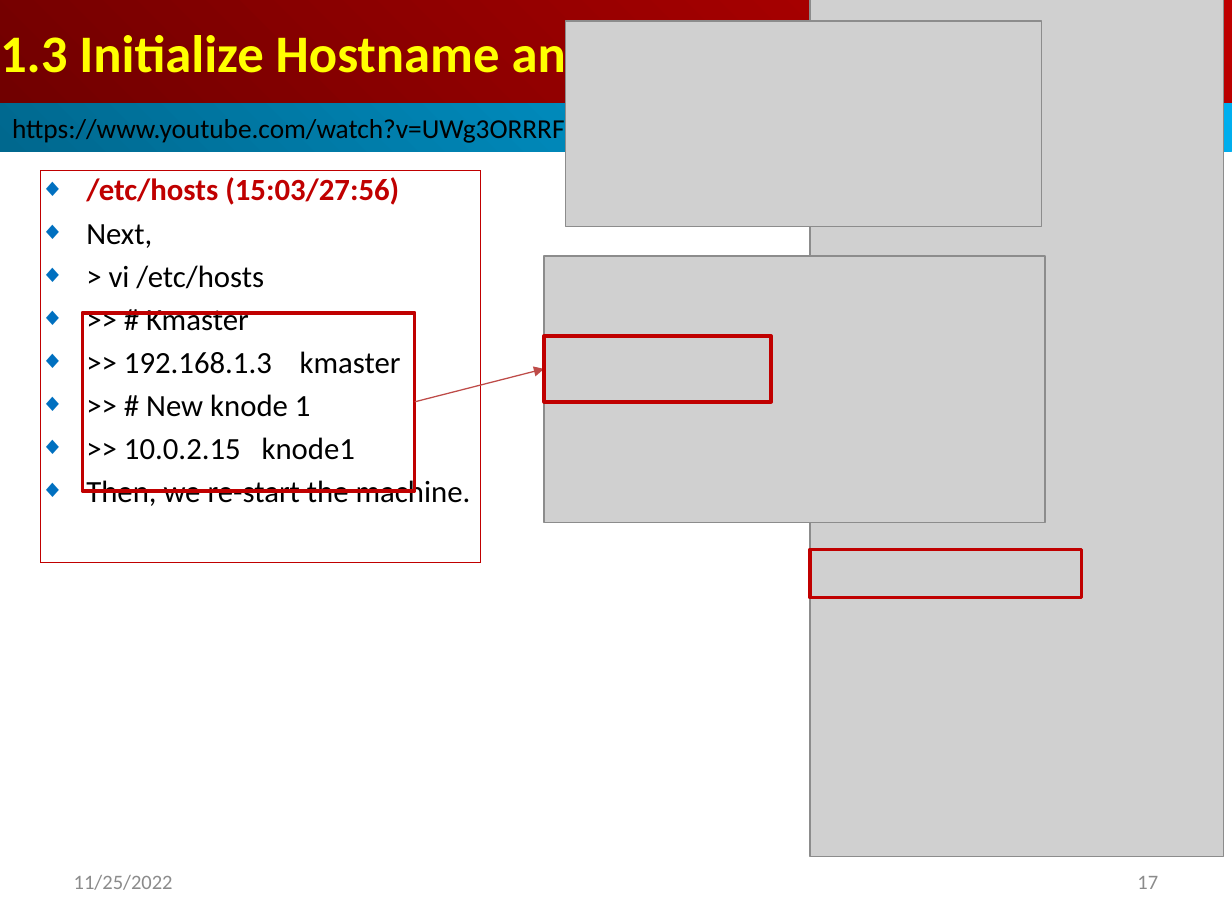
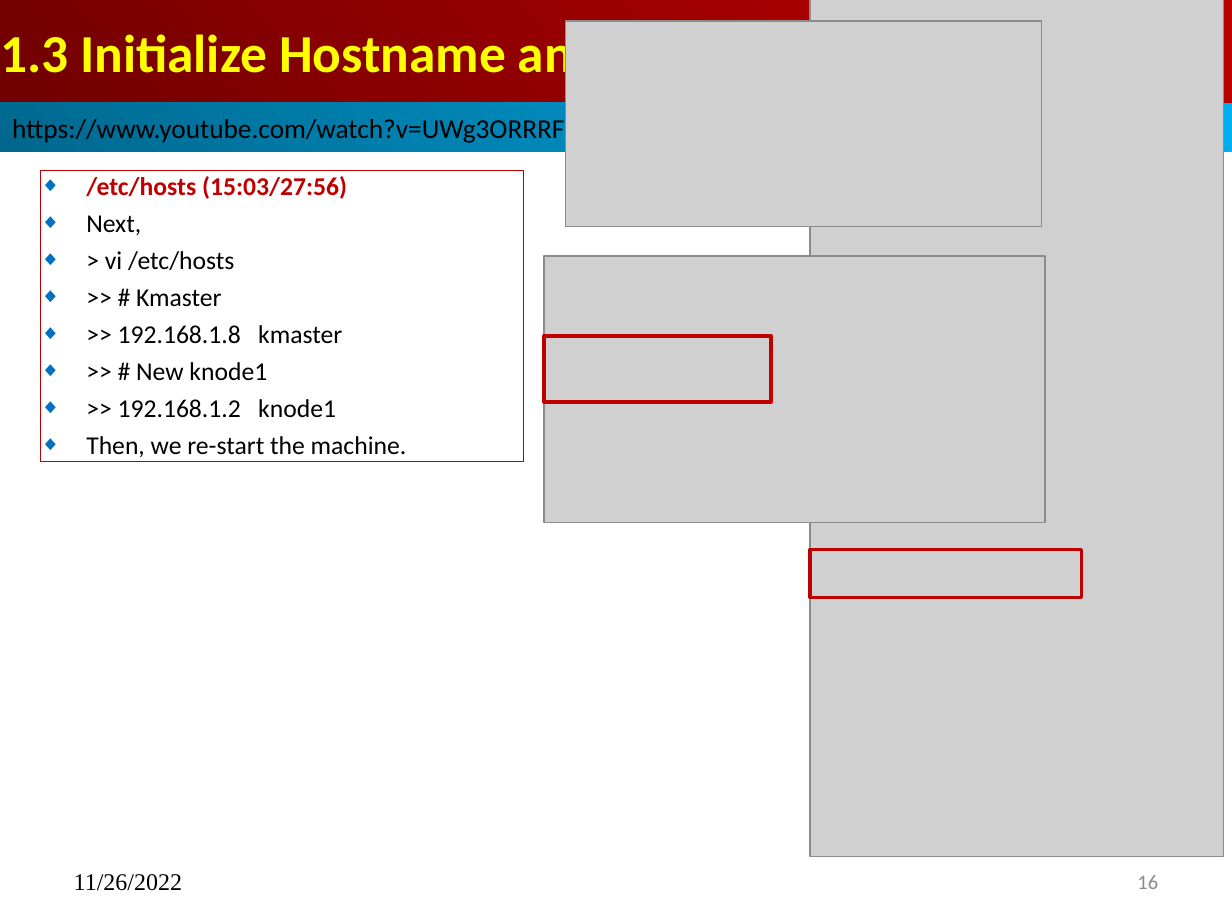
Before and after one commit to peterhchen/900_Kubernetes, a slide deck: slide 16 of 001_01_Install_MS_P02_Slave.pptx (slide 17 before the commit). Drawn at 1232x924 pixels with LibreOffice and Linux fonts; fonts in the diff are those of the drawing; grey boxes stand for pictures. Boxes give left, top, right and bottom in pixels: in the first picture for what was removed or moved away, otherwise in the second. Text is boxed around its words. In the diff, an @@ line names an element or a change of style, - is before the commit and + after.

```diff
--- a/001_01_Install_MS_P02_Slave.pptx
+++ b/001_01_Install_MS_P02_Slave.pptx
@@ title "1.3 Initialize Hostname and IP ..." at <box>0,0,1232,103</box>: size 30.8 to 31.2 pt @@
@@ subtitle "/etc/hosts (15:03/27:56)": place and size @@
-subtitle "/etc/hosts (15:03/27:56)" at <box>41,170,480,562</box>
+subtitle "/etc/hosts (15:03/27:56)" at <box>41,170,524,462</box>
@@ subtitle at <box>86,176,407,457</box>: size 18 to 15 pt in "/etc/hosts (15:03/27:56)", "Next,", "> vi /etc/hosts", ">> # Kmaster" and 1 more places @@
@@ rectangle removed at <box>83,313,415,492</box> @@
@@ subtitle at <box>118,325,342,418</box>: text changed; size 18 to 15 pt @@
-◆ >> 192.168.1.3 kmaster
-◆ >> # New knode 1
-◆ >> 10.0.2.15 knode1
+◆ >> 192.168.1.8 kmaster
+◆ >> # New knode1
+◆ >> 192.168.1.2 knode1
@@ freeform shape removed at <box>415,368,545,402</box> @@
@@ text at <box>74,874,182,891</box>: text changed; size 12 to 14 pt; font Calibri to Times New Roman; text colour #8B8B8B to #000000 @@
-11/25/2022
+11/26/2022
@@ page number at <box>1137,875,1158,889</box>: text changed @@
-17
+16
```
Also in this commit, not shown: 27 other slides changed, 3 slides removed, 1 other file.
